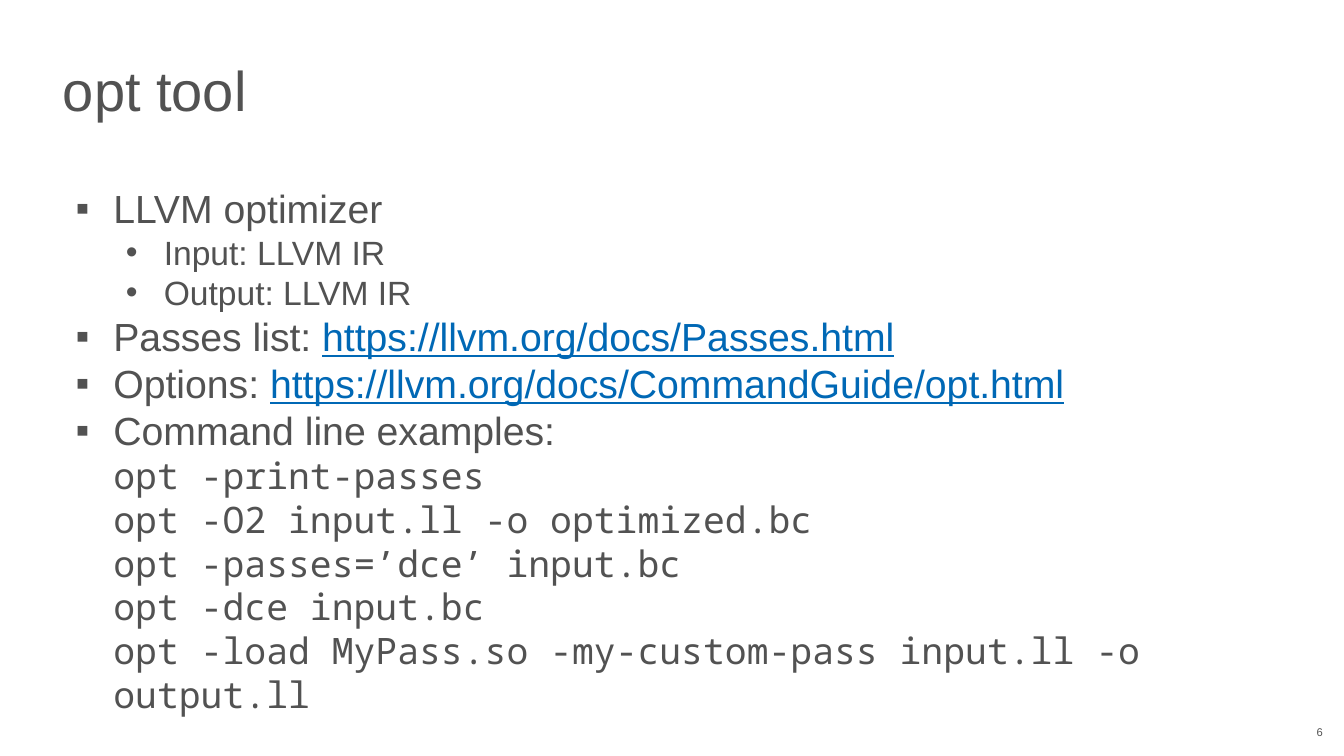
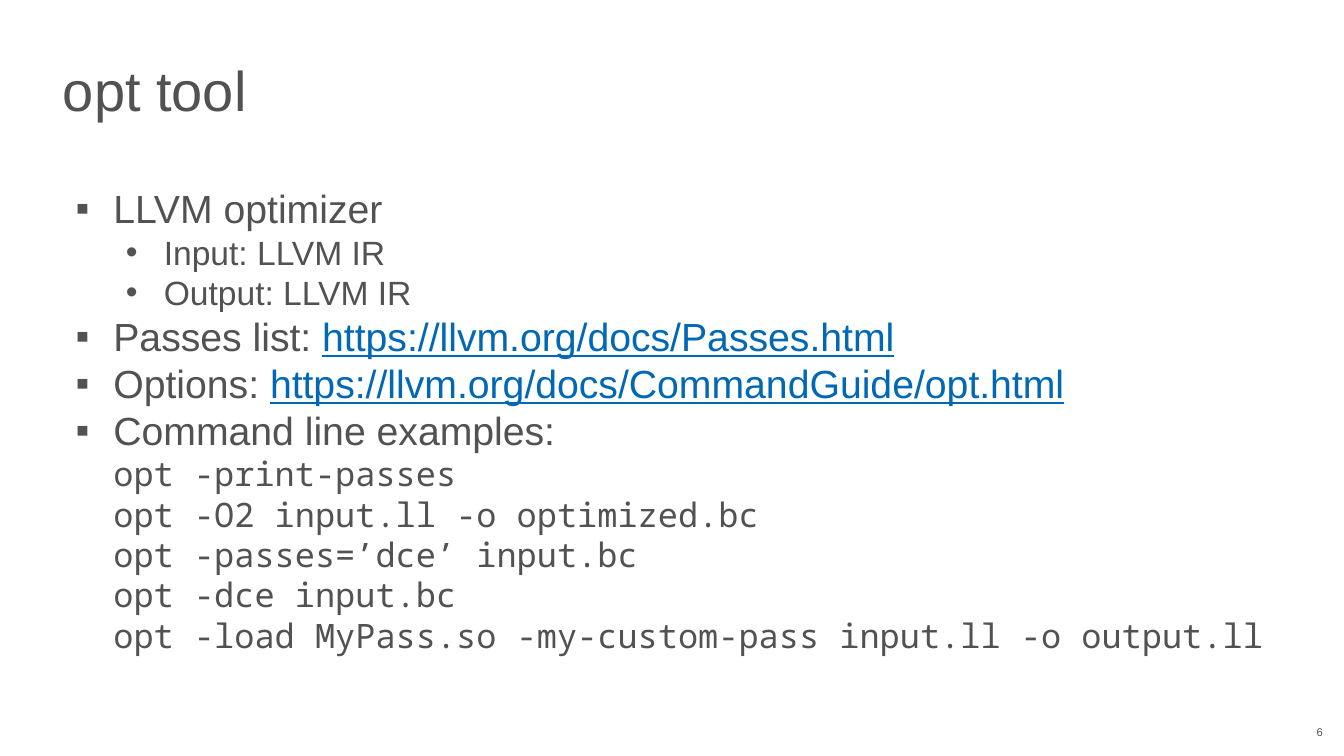
Before and after one commit to NN-complr-tech/Complr-course-lectures, a slide deck: slide 6 of 06-Optimizations-2.pptx. Drawn at 1344x756 pixels with LibreOffice and Linux fonts; fonts in the diff are those of the drawing. Boxes give left, top, right and bottom in pixels: in the first picture for what was removed or moved away, otherwise in the second. Text is boxed around its words. In the diff, an @@ line names an element or a change of style, - is before the commit and + after.

```diff
--- a/06-Optimizations-2.pptx
+++ b/06-Optimizations-2.pptx
@@ text at (113,460,1263,656): size 26 to 24 pt in "opt -print-passes", "opt -O2 input.ll -o optimized.bc", "opt -passes=’dce’ input.bc", "opt -dce input.bc" and 1 more places @@
```
Also in this commit, not shown: 5 other slides changed, 6 slides added.
